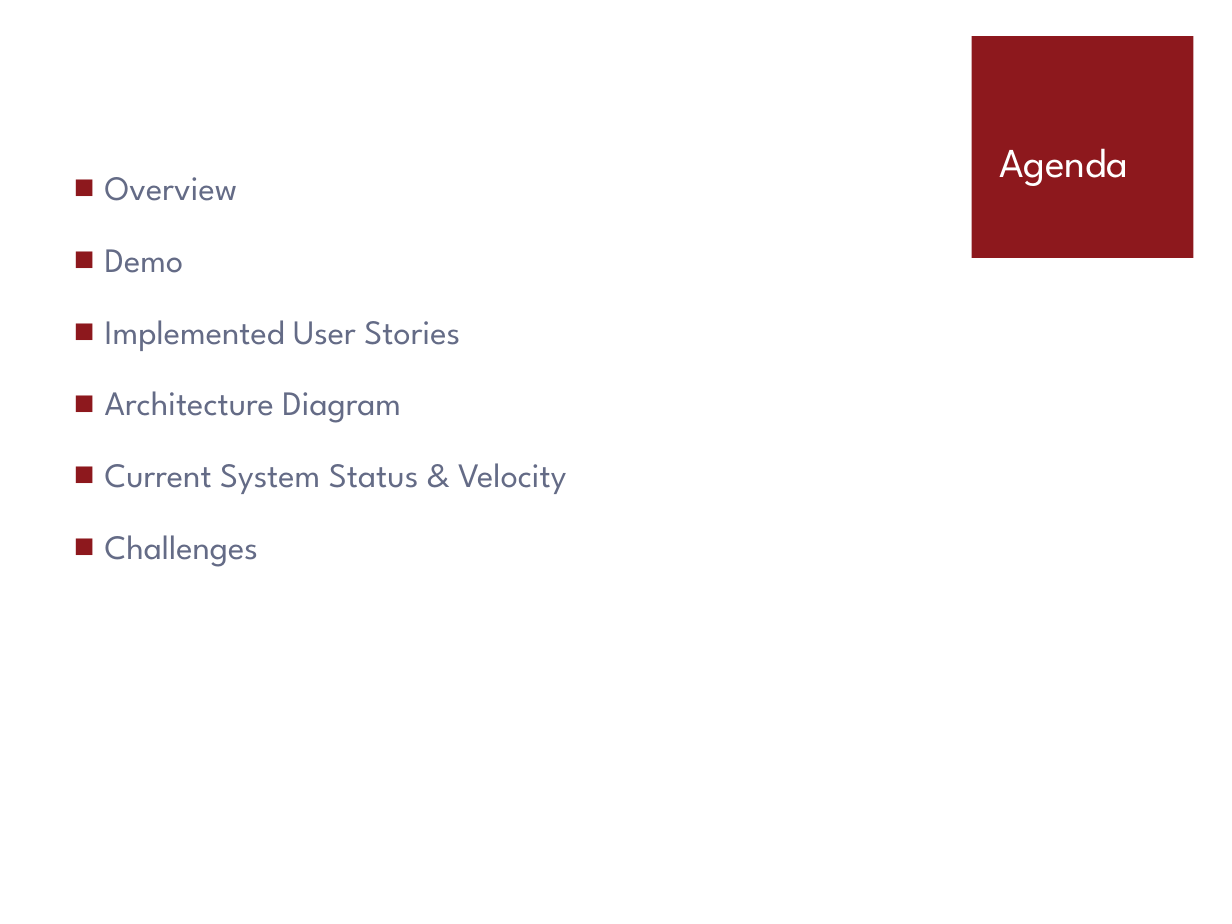
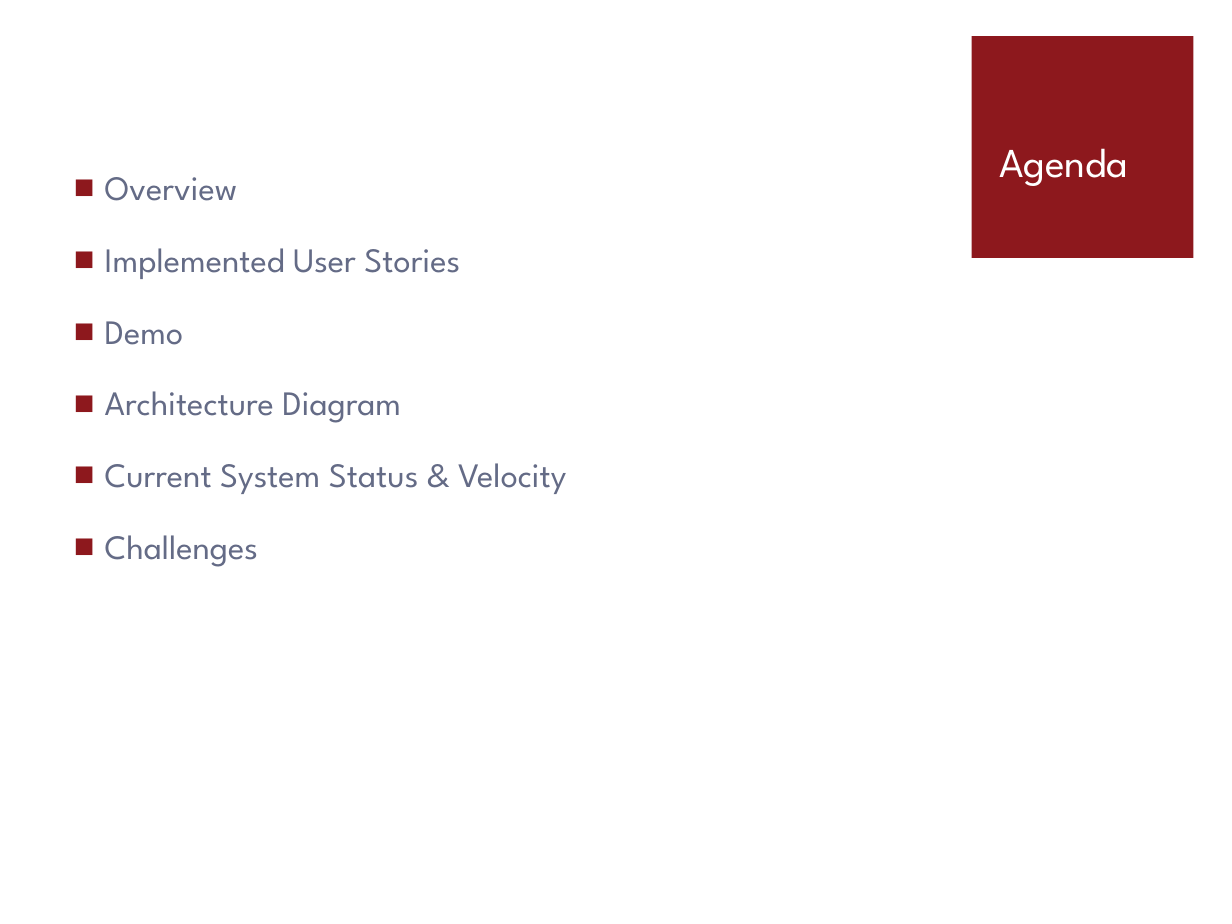
Before and after one commit to pganesan/schedu-elp, a slide deck: slide 2 of docs/Presentation_TeamGamma.pptx. Drawn at 1232x924 pixels with LibreOffice and Linux fonts; fonts in the diff are those of the drawing. Boxes give left, top, right and bottom in pixels: in the first picture for what was removed or moved away, otherwise in the second. Text is boxed around its words. In the diff, an @@ line names an element or a change of style, - is before the commit and + after.

```diff
--- a/docs/Presentation_TeamGamma.pptx
+++ b/docs/Presentation_TeamGamma.pptx
@@ text at (105, 248, 460, 279): paragraph added @@
+■ Implemented User Stories
@@ text at (105, 320, 460, 351): paragraph removed @@
-■ Implemented User Stories
```
Also in this commit, not shown: 2 other slides changed.
